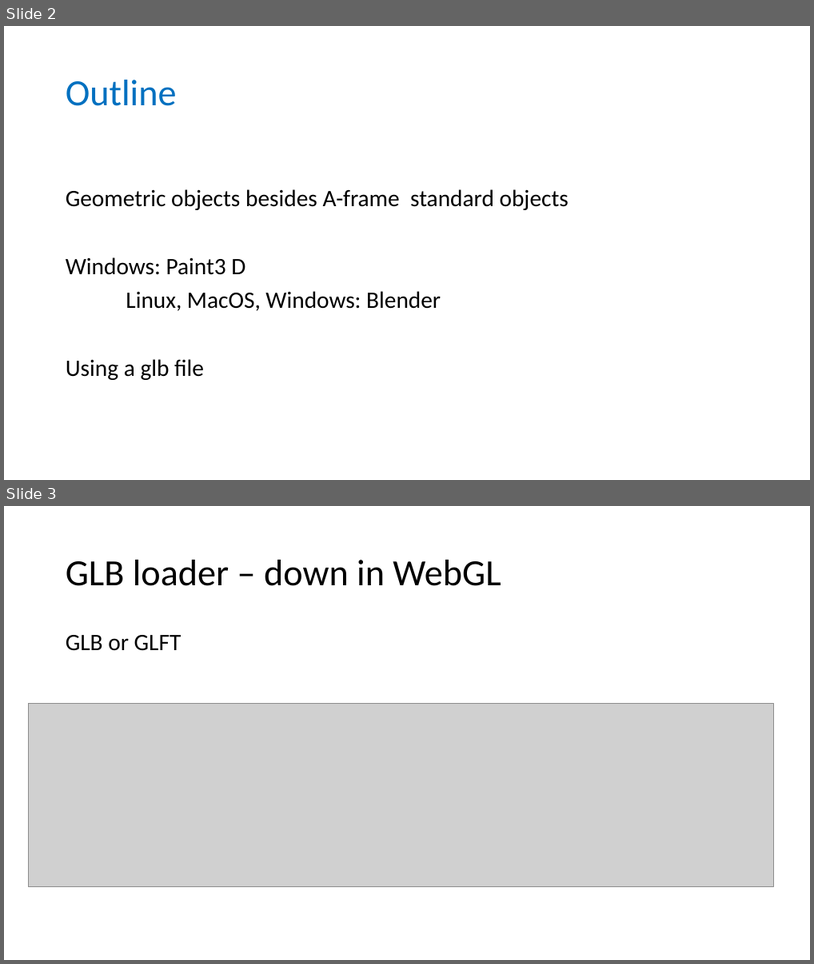
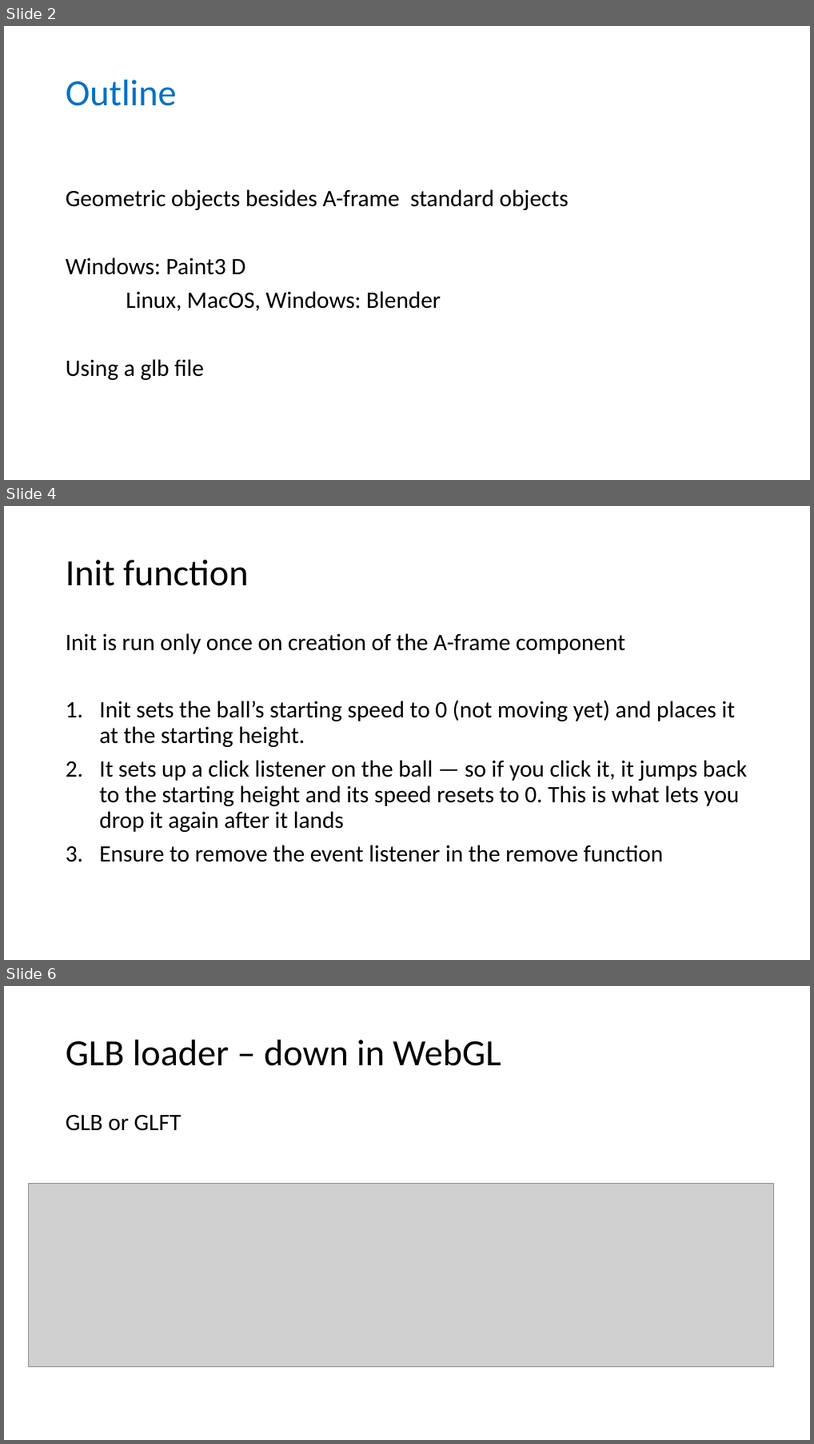
Before and after one commit to wonder-phil/AI-IoT-2025, a slide deck: p07/A-frame-additional-geom-objects.pptx. Shown one above the other, each under a label of ours: slides 2 and 3 before the commit, slides 2, 4 and 6 after it; the slides between them are not shown. The pictures are 814x964 and 814x1444 pixels, drawn with LibreOffice and Linux fonts; fonts in the diff are those of the drawing; grey boxes stand for pictures. Boxes give left, top, right and bottom in pixels: in the first picture for what was removed or moved away, otherwise in the second. Text is boxed around its words. In the diff, an @@ line names an element or a change of style, - is before the commit and + after.

```diff
--- a/p07/A-frame-additional-geom-objects.pptx
+++ b/p07/A-frame-additional-geom-objects.pptx
@@ slide 4 added at [4,506,810,960], background #FFFFFF @@
@@ title added at [66,560,248,586], 44 pt, text #000000 @@
+Init function
@@ text added at [66,633,747,862], 28 pt, text #000000 @@
+Init is run only once on creation of the A-frame component
+1. Init sets the ball’s starting speed to 0 (not moving yet) and places it at the starting height.
+2. It sets up a click listener on the ball — so if you click it, it jumps back to the starting height and its speed resets to 0. This is what lets you drop it again after it lands
+3. Ensure to remove the event listener in the remove function
@@ what was slide 3 is now slide 6 @@
```
Also in this commit, not shown: 3 other slides added, 2 other files.
